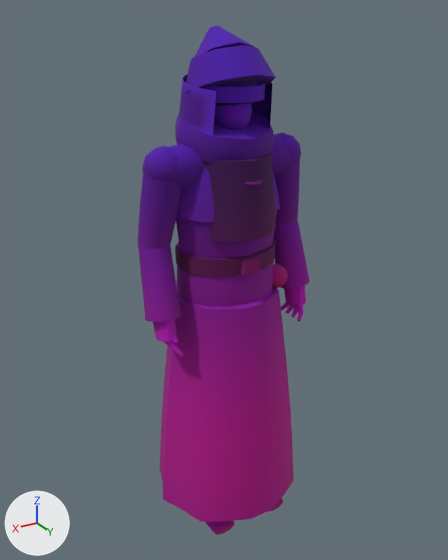
A saved change to the glTF model assets/kit/skel_sister.glb.
The view is the same before and after, from a camera (50 mm lens) standing at (1.057, 1.748, 1.846) and looking at (-0.006, -0.024, 0.96). Every picture has the same lights, and +X, +Y and +Z are marked at lower left. The picture after the commit comes second. Vertices at exactly the same position are counted once.

The first picture shows 'sister'.
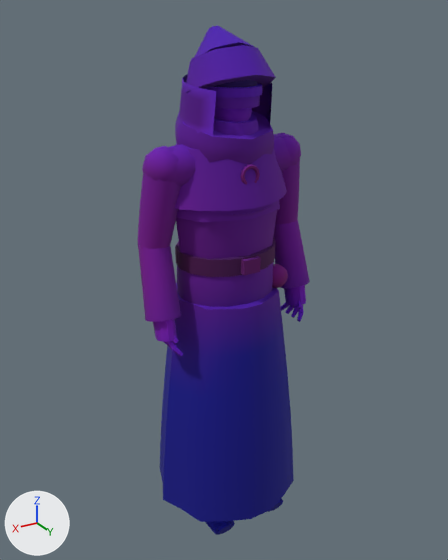
What changed in the scene script:
```text
Add mat_m_shroud:
    mat_m_shroud = bpy.data.materials.new('M_shroud')
    # nodes: BsdfPrincipled, Mix, OutputMaterial, VertexColor
    # colours: light grey #cecbc2, mixed with the vertex colours
Change me_sister:
    used by ob_sister; location = (0.0, 0.0, 0.0)
    remove me_sister.from_pydata(...)  # 2701 vertices, 5120 faces; spans x -0.33..0.33, y -0.26..0.26, z 0.0..1.81
    add me_sister.from_pydata(...)  # 2791 vertices, 5292 faces; spans x -0.33..0.33, y -0.26..0.26, z 0.0..1.81
    me_sister part 1: the loose piece of 64 vertices spanning x -0.15..0.15, y -0.14..0.17, z 1.57..1.76 is copied, and the copy is multiplied about its middle by the matrix ((1.583, 0.0, 0.0), (0.0, 1.047, 0.364), (0.0, -0.607, 1.745)), then moved by (0.0, 0.0, -0.32); it spans x -0.23..0.23, y -0.18..0.17, z 1.28..1.46
    me_sister part 2: a new loose piece of 42 vertices spanning x -0.12..0.12, y -0.11..0.13, z 1.43..1.55, in mat_m_shroud
    me_sister part 3: 32 vertices moved from x -0.11..0.11, y -0.09..0.16, z 1.35..1.64 to x -0.1..0.1, y -0.09..0.15, z 1.35..1.64; 145 vertices removed from x -0.16..0.16, y -0.18..0.19, z 1.18..1.64; 129 vertices added at x -0.1..0.1, y -0.09..0.15, z 1.35..1.64
    me_sister part 4: 4428 kept faces spanning x -0.33..0.33, y -0.26..0.26, z 0.0..1.81 get new vertex colours
    me_sister part 5: 2 faces spanning x 0.0..0.03, y 0.12..0.13, z 1.58..1.62 switch from mat_m_steel to mat_m_shroud
```

What differs and where, as boxes (x1, y1, x2, y2) in the pictures (448 x 560 px; the box of a moved part takes in the faces that stretch with it):
part 1 of me_sister, added
    after: (175, 143, 287, 211)
part 2 of me_sister, added
    after: (213, 114, 259, 136)
part 3 of me_sister, moved or reshaped
    before: (202, 83, 276, 241)
    after: (205, 84, 262, 185)
part 4 of me_sister, recoloured (darker)
    both: (138, 80, 310, 535)
part 5 of me_sister, recoloured
    before: (249, 93, 259, 102)
    after: (237, 97, 248, 108)
